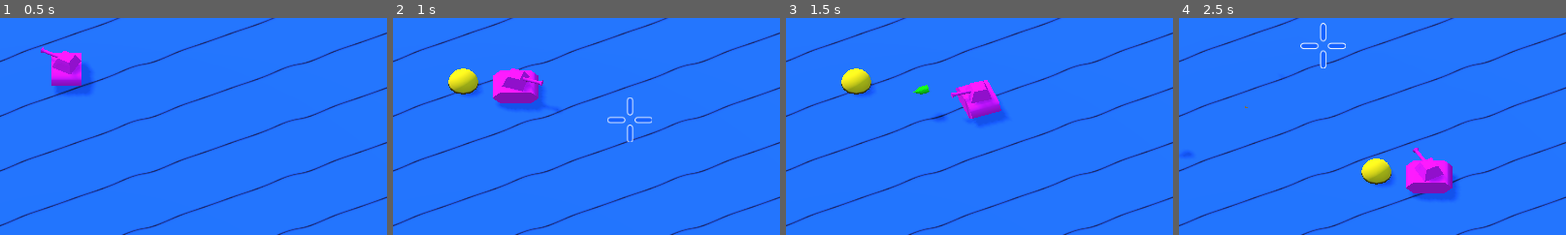
Above: before the commit, frames 1-4 (left to right).
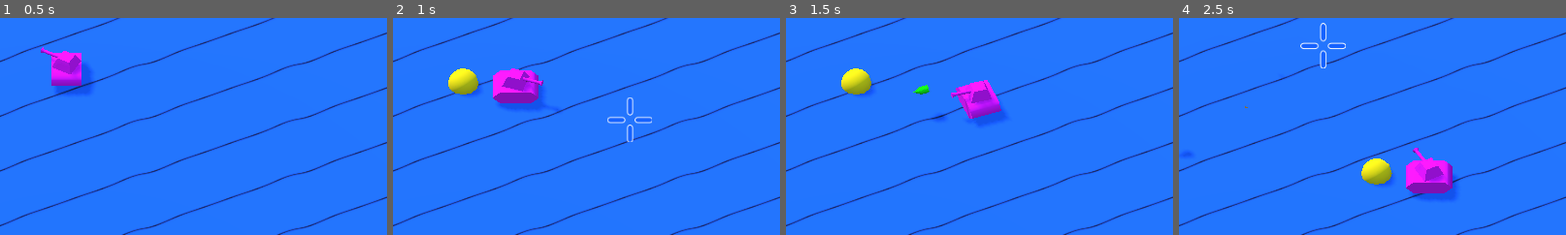
Above: after the commit, the same moments.

Repository: Hasnep/combatanks
Game: Godot game, scene res://World.tscn
The game is run twice, just before and just after one commit, with the same random seed, the same clock (stepped at 60 frames per second) and the same inputs.
Inputs (mouse positions are % of the whole screen's width and height, from its top left):
- Up to frame 1 (0.5 s): no input
- Up to frame 2 (1 s): tap Enter at 0.5 s; move the mouse to (72, 45) at 0.52 s; hold Right (move_right) from 0.53 s (still down); right-click (72, 45) at 0.6 s
- Up to frame 3 (1.5 s): move the mouse to (30, 55) at 1.27 s; release Right (move_right) at 1.28 s; hold Down (move_down) from 1.28 s (still down); click (30, 55) at 1.35 s
- Up to frame 4 (2.5 s): move the mouse to (60, 28) at 2.02 s; release Down (move_down) at 2.03 s; hold Right (move_right) from 2.03 s (still down); right-click (60, 28) at 2.1 s
The pictures show only the part of the screen within x 41-91%, y 22-71%; the shares and areas given below are measured in that part.

Frame 1 is identical in both runs. In frame 2, less than 0.1% of the frame differs, in the area x 14-23%, y 23-36%; in frame 3, less than 0.1%; in frame 4, less than 0.1%, in the area x 47-56%, y 64-77%.

Commit message:
Remove shaow on bottom of mine model

Diff:
--- a/Mine/MineModel.tres
+++ b/Mine/MineModel.tres
@@ -6,5 +6,5 @@
 material = ExtResource( 1 )
 height = 1.0
 radial_segments = 12
-rings = 6
+rings = 7
 is_hemisphere = true
